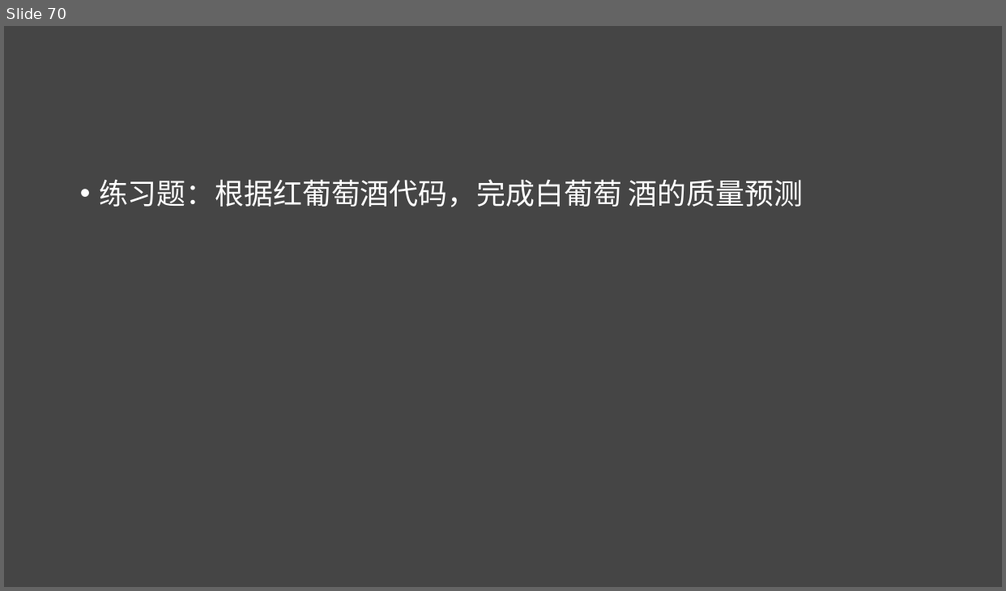
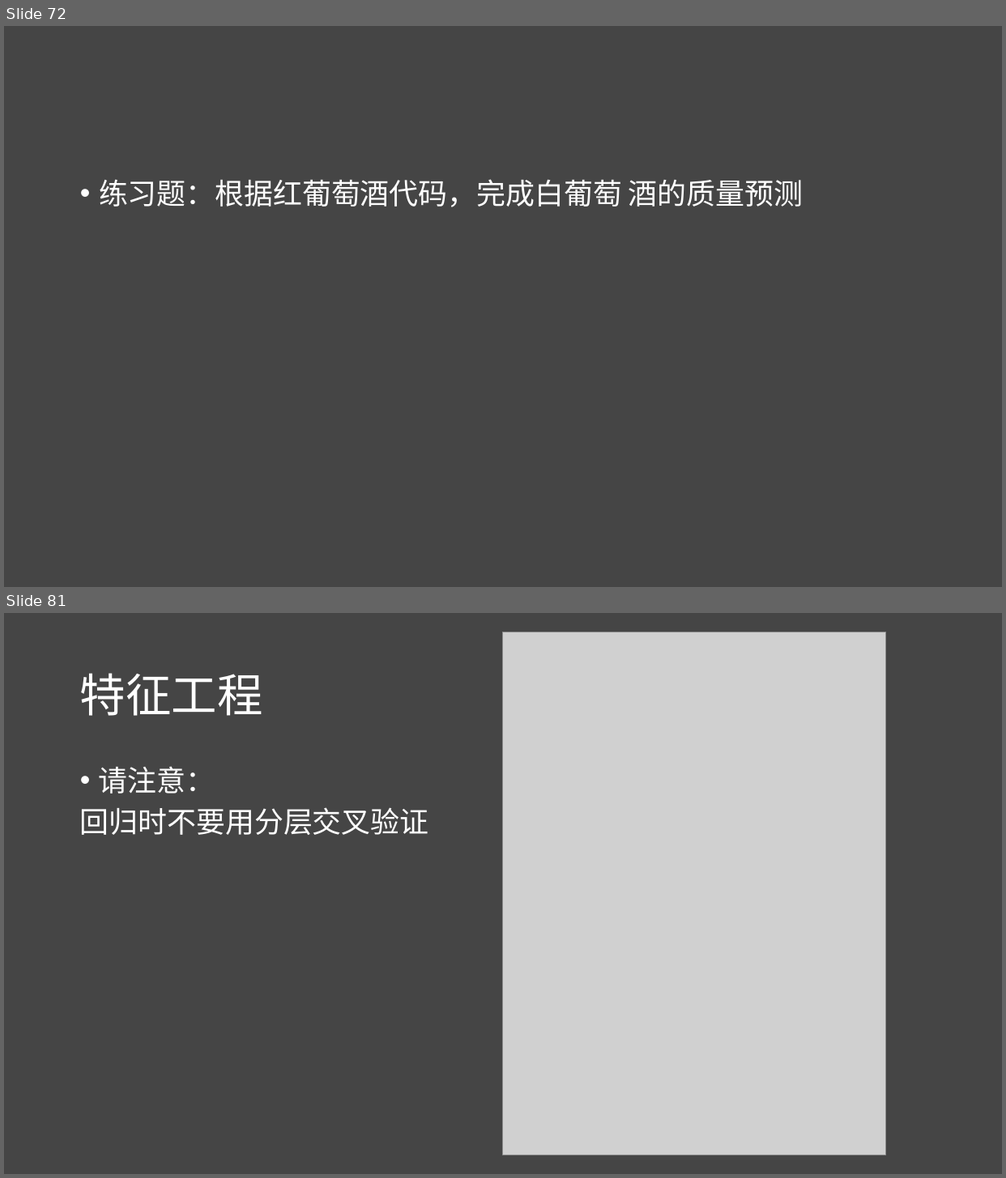
Before and after one commit to lichao312214129/lc_rsfmri_tools_python, a slide deck: The_first_ml_training/第一届机器学习实战班.pptx. Shown one above the other, each under a label of ours: slide 70 before the commit, slides 72 and 81 after it; the slides between them are not shown. The pictures are 1006x591 and 1006x1178 pixels, drawn with LibreOffice and Linux fonts; fonts in the diff are those of the drawing; grey boxes stand for pictures. Boxes give left, top, right and bottom in pixels: in the first picture for what was removed or moved away, otherwise in the second. Text is boxed around its words. In the diff, an @@ line names an element or a change of style, - is before the commit and + after.

```diff
--- a/The_first_ml_training/第一届机器学习实战班.pptx
+++ b/The_first_ml_training/第一届机器学习实战班.pptx
@@ slide 81 added at [4,613,1002,1174], background #454545 @@
@@ picture added at [503,632,886,1156] @@
@@ title added at [80,673,263,716], 44 pt, text #FFFFFF @@
+特征工程
@@ text added at [80,766,429,835], 28 pt, text #FFFFFF @@
+• 请注意：
+回归时不要用分层交叉验证
@@ what was slide 70 is now slide 72 @@
```
Also in this commit, not shown: 1 slide changed, 23 other slides added, 1 slide removed, 4 other files.
